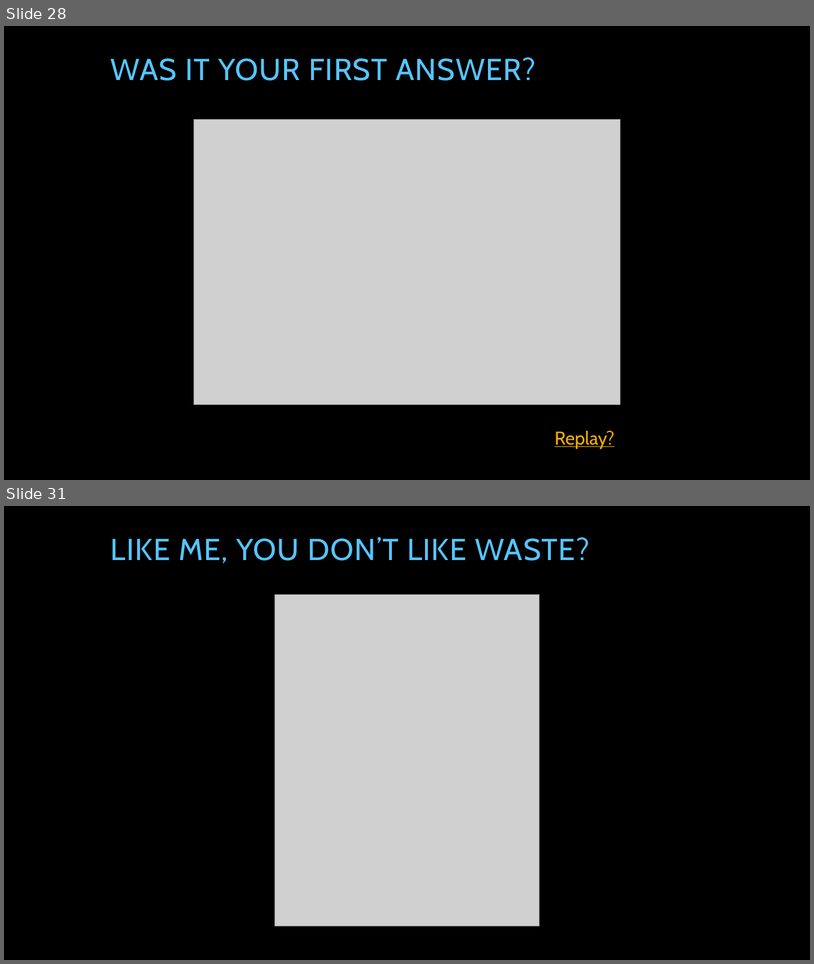
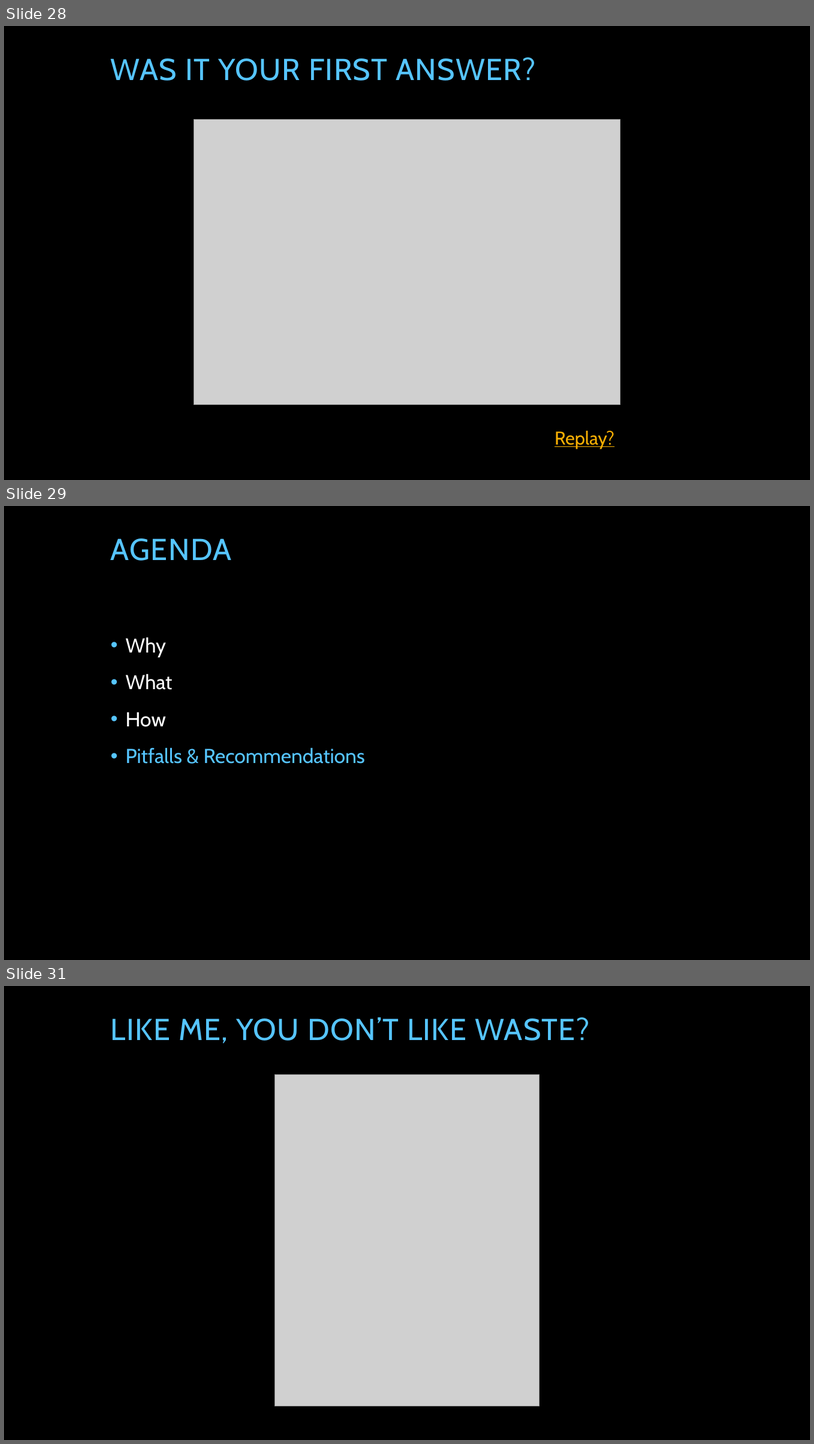
Before and after one commit to tpierrain/talk-AsyncAwait, a slide deck: AsyncAwait...ohWait.pptx. Shown one above the other, each under a label of ours: slides 28 and 31 before the commit, slides 28, 29 and 31 after it; the slides between them are not shown. The pictures are 814x964 and 814x1444 pixels, drawn with LibreOffice and Linux fonts; fonts in the diff are those of the drawing; grey boxes stand for pictures; background and template pictures are left out. Boxes give left, top, right and bottom in pixels: in the first picture for what was removed or moved away, otherwise in the second. Text is boxed around its words. In the diff, an @@ line names an element or a change of style, - is before the commit and + after.

```diff
--- a/AsyncAwait...ohWait.pptx
+++ b/AsyncAwait...ohWait.pptx
@@ slide 29 added at box(4, 506, 810, 960), background picture (left out) @@
@@ title added at box(111, 538, 231, 561), 36 pt, text #56C5FF @@
+AGENDA
@@ text added at box(126, 637, 365, 763), 24 pt, text #56C5FF @@
+• Why
+• What
+• How
+• Pitfalls & Recommendations
```
Also in this commit, not shown: 7 slides changed, 10 other slides added, 2 slides removed.
